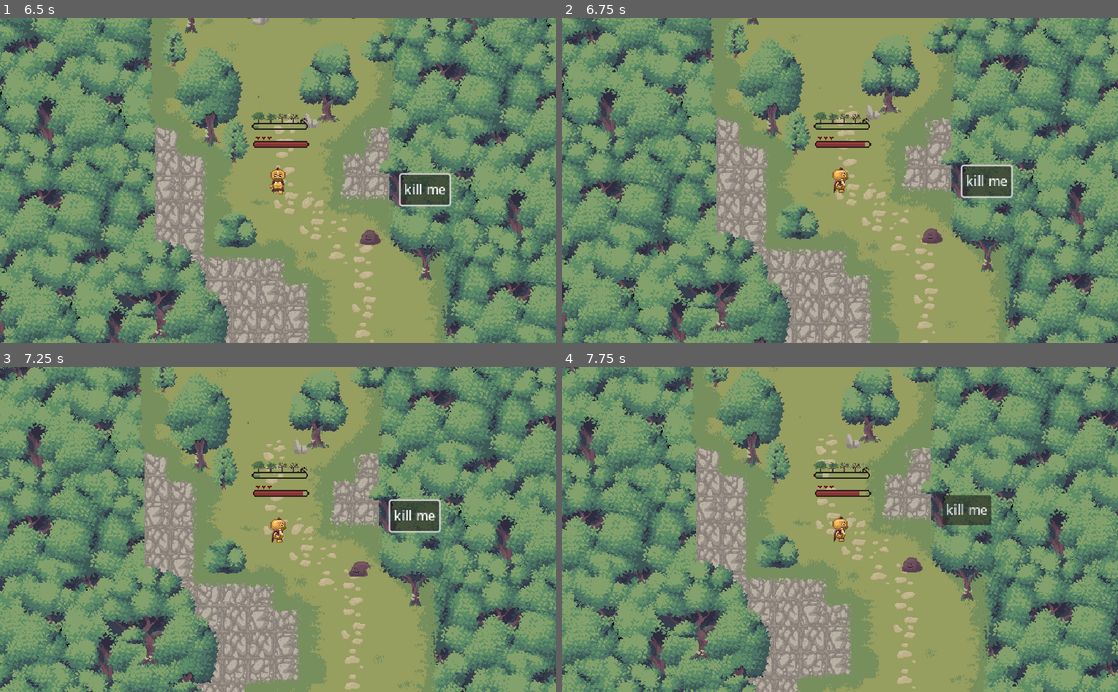
Above: before the commit, frames 1-4 (two rows, left to right).
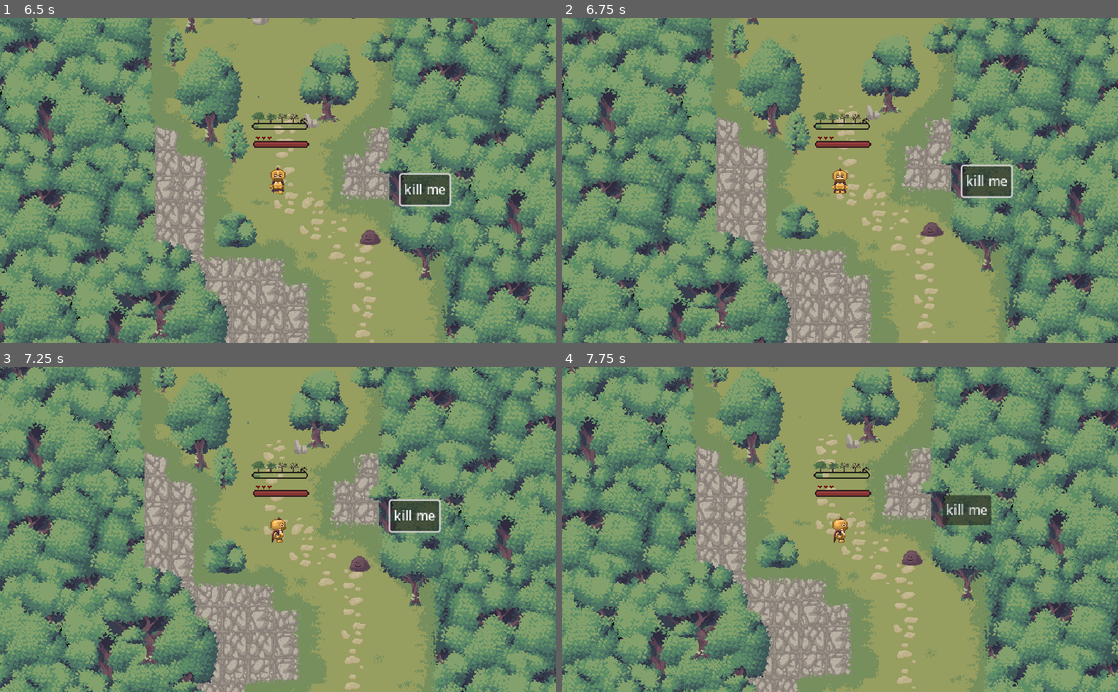
Above: after the commit, the same moments.

Repository: Valentino-02/GMTK-JamGame
Game: Godot game, scene res://src/mainGame/MainGame.tscn
Two runs of this game, one before a commit and one after it. Both use one fixed random seed, a clock stepped at 60 frames per second and the inputs below. This scene is started directly instead of the project's main scene. The engine's default icon, where the game draws it, is replaced by a stand-in: a white triangle on a blue panel in a dark square. Sound files missing from this copy of the repository are replaced by a short silence.
Inputs (mouse positions are in pixels of both pictures, inside the frame that each line leads up to):
- Up to frame 1 (6.5 s): click "kill me" at 0.5 s; click "kill me" at 1.25 s; click "kill me" at 2 s; tap Enter (ui_accept) at 2.75, 3.02, 6.02 s; move the mouse to (400, 164) at 2.77 s; tap I at 2.85, 4.35, 5.85 s; click (400, 164) at 2.92 s; drag from (166, 196) to (372, 336) at 3.52 s; move the mouse to (333, 109) at 4.27 s; click (333, 109) at 4.42 s; drag from (250, 245) to (372, 284) at 5.02 s; move the mouse to (444, 229) at 5.77 s; click (444, 229) at 5.92 s
- Up to frame 2 (6.75 s): drag from (673, 131) to (756, 99) at 6.52 s
- Up to frame 3 (7.25 s): no input
- Up to frame 4 (7.75 s): move the mouse to (867, 529) at 7.27 s; tap I at 7.35 s; click (867, 529) at 7.42 s

Frame 1 is identical in both runs. In frame 2, 0.3% of the frame differs, in the area x 48-69%, y 38-70%; in frame 3, 0.1%; in frame 4, 0.3%.
Error in both runs: Invalid access to property or key 'nextMonolog' on a base object of type 'Nil'. (res://src/UI/Monolog.gd:18)

Commit message:
Made it work

Diff:
--- a/src/mainGame/entities/NPCs/NPC.gd
+++ b/src/mainGame/entities/NPCs/NPC.gd
@@ -44,12 +44,14 @@
 func _erase() -> void:
 	Particles.play_death_particles($GPUParticles2D)
 	await get_tree().create_timer($GPUParticles2D.lifetime).timeout
+	erased.emit(npcData.eraseCost)
+	GlobalScenes.CurrentMainScene.nextInteraction.emit()
 	queue_free()
-	erased.emit(npcData.eraseCost)
 
 func _die() -> void:
 	Particles.play_death_particles($GPUParticles2D)
 	await get_tree().create_timer($GPUParticles2D.lifetime).timeout
+	GlobalScenes.CurrentMainScene.nextInteraction.emit()
 	queue_free()
 
 
--- a/src/mainGame/entities/enemies/Enemy.gd
+++ b/src/mainGame/entities/enemies/Enemy.gd
@@ -45,13 +45,15 @@
 func _erase() -> void:
 	Particles.play_death_particles($GPUParticles2D)
 	await get_tree().create_timer($GPUParticles2D.lifetime).timeout
+	GlobalScenes.CurrentMainScene.nextInteraction.emit()
+	erased.emit(enemyData.eraseCost)
 	queue_free()
-	erased.emit(enemyData.eraseCost)
 
 func _die() -> void:
 	Particles.play_death_particles($GPUParticles2D)
 	await get_tree().create_timer($GPUParticles2D.lifetime).timeout
 	hero.giveDeathReward(stats.bloodLustReduction, stats.goldReward)
+	GlobalScenes.CurrentMainScene.nextInteraction.emit()
 	queue_free()
 
 
--- a/src/mainGame/entities/enemies/Enemy.tscn
+++ b/src/mainGame/entities/enemies/Enemy.tscn
@@ -141,7 +141,7 @@
 explosiveness = 1.0
 
 [node name="HurtBox" type="Area2D" parent="."]
-scale = Vector2(0.594558, 0.594558)
+scale = Vector2(1.1118, 1.1118)
 
 [node name="CollisionShape2D" type="CollisionShape2D" parent="HurtBox"]
 shape = SubResource("CircleShape2D_01lb4")
--- a/src/mainGame/entities/hero/Hero.tscn
+++ b/src/mainGame/entities/hero/Hero.tscn
@@ -266,10 +266,10 @@
 autoplay = "IdleFront"
 
 [node name="AttackModule" parent="." instance=ExtResource("3_bnwqv")]
-visible = false
+scale = Vector2(0.0652328, 0.0652328)
 
 [node name="HurtBox" type="Area2D" parent="."]
-visible = false
+scale = Vector2(0.147445, 0.147445)
 
 [node name="CollisionShape2D" type="CollisionShape2D" parent="HurtBox"]
 shape = SubResource("CircleShape2D_1qx4u")
--- a/src/mainGame/entities/structures/Structure.gd
+++ b/src/mainGame/entities/structures/Structure.gd
@@ -30,4 +30,5 @@
 	Particles.play_death_particles($GPUParticles2D)
 	await get_tree().create_timer($GPUParticles2D.lifetime).timeout
 	animatedSprite.play(stats.name+" Bad")
+	GlobalScenes.CurrentMainScene.nextInteraction.emit()
 #	queue_free()
